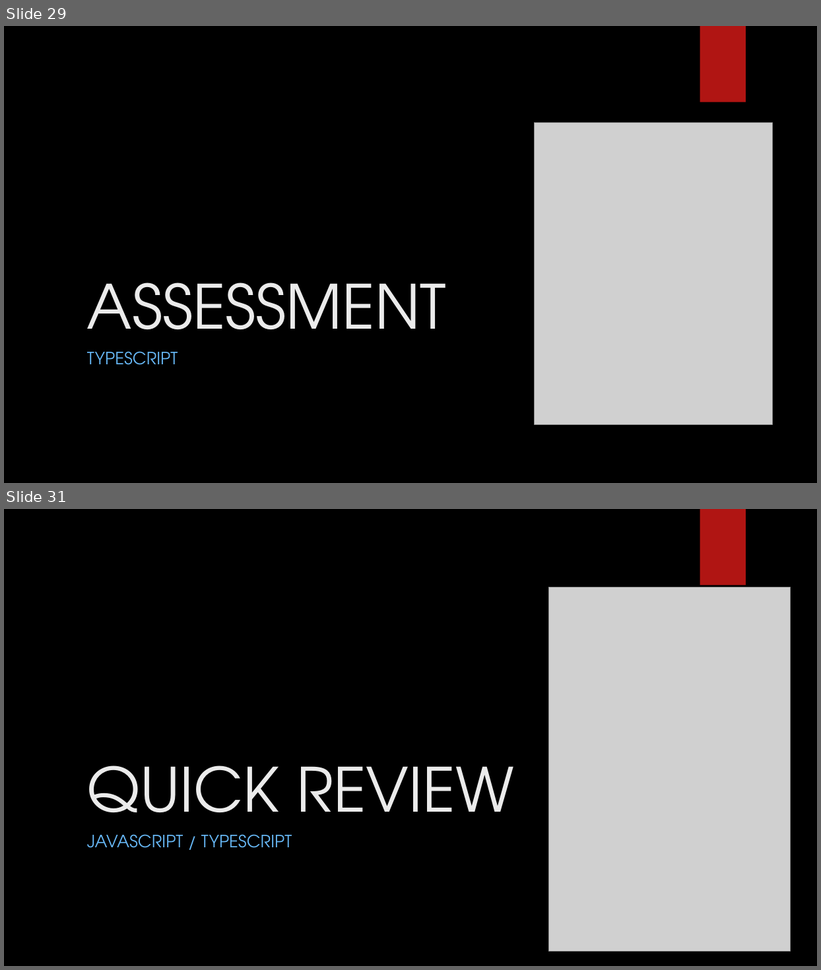
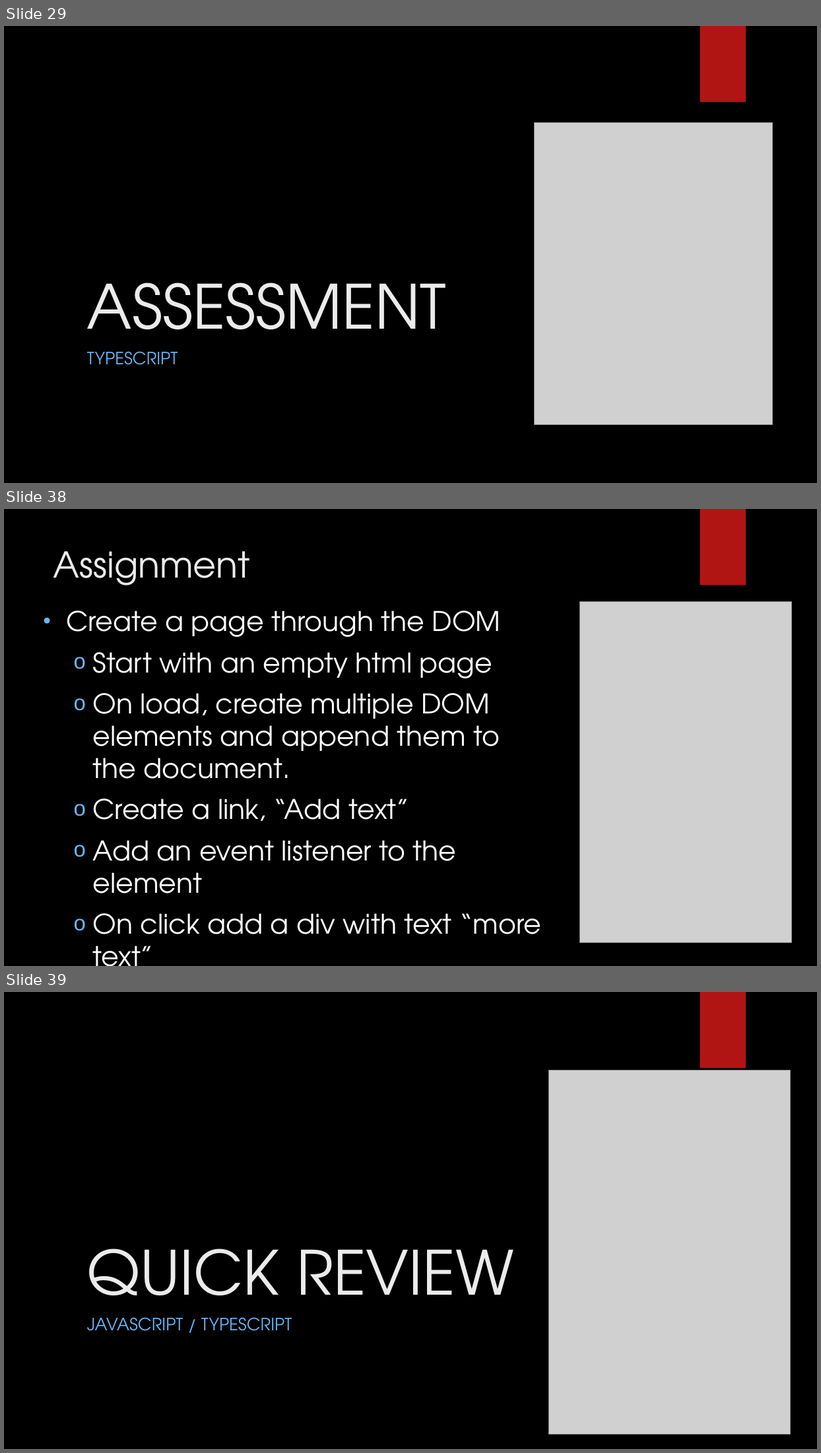
Before and after one commit to LogolsLLC/Logols-May2018, a slide deck: Slides/06_JavaScriptTypescript_TrainingPlan.pptx. Shown one above the other, each under a label of ours: slides 29 and 31 before the commit, slides 29, 38 and 39 after it; the slides between them are not shown. The pictures are 821x970 and 821x1453 pixels, drawn with LibreOffice and Linux fonts; fonts in the diff are those of the drawing; grey boxes stand for pictures; background and template pictures are left out. Boxes give left, top, right and bottom in pixels: in the first picture for what was removed or moved away, otherwise in the second. Text is boxed around its words. In the diff, an @@ line names an element or a change of style, - is before the commit and + after.

```diff
--- a/Slides/06_JavaScriptTypescript_TrainingPlan.pptx
+++ b/Slides/06_JavaScriptTypescript_TrainingPlan.pptx
@@ slide 38 added at (4,509,817,966), background picture (left out); not listed: 1 template element that a slide beside it also shows @@
@@ title added at (54,551,250,586), 42 pt, text #EBEBEB @@
+Assignment
@@ picture added at (580,601,792,943) @@
@@ text added at (66,611,541,947), 32 pt, text #FFFFFF @@
+• Create a page through the DOM
+  o Start with an empty html page
+  o On load, create multiple DOM elements and append them to the document.
+  o Create a link, “Add text”
+  o Add an event listener to the element
+  o On click add a div with text “more text”
@@ ellipse added at (578,621,766,809), fill gradient #1C95F2 @@
@@ what was slide 31 is now slide 39 @@
```
Also in this commit, not shown: 20 slides changed, 7 other slides added, 1 other file.
